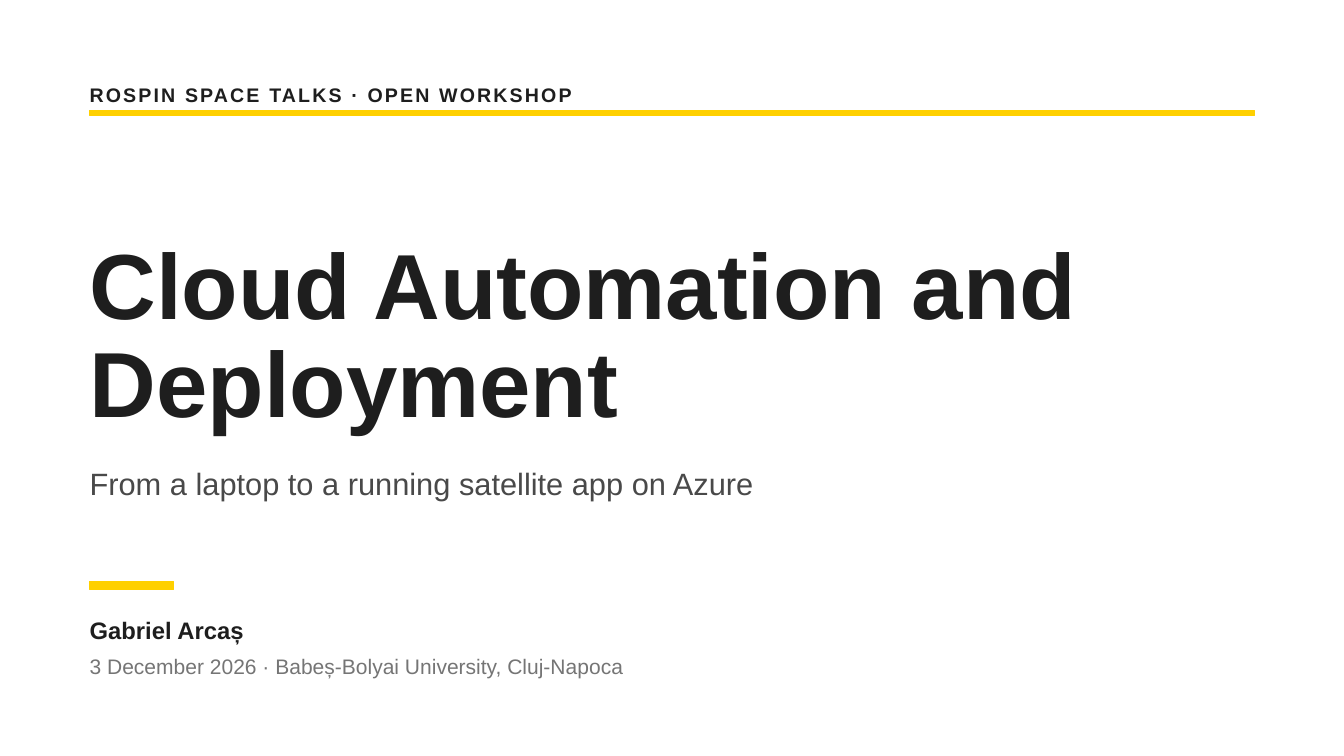
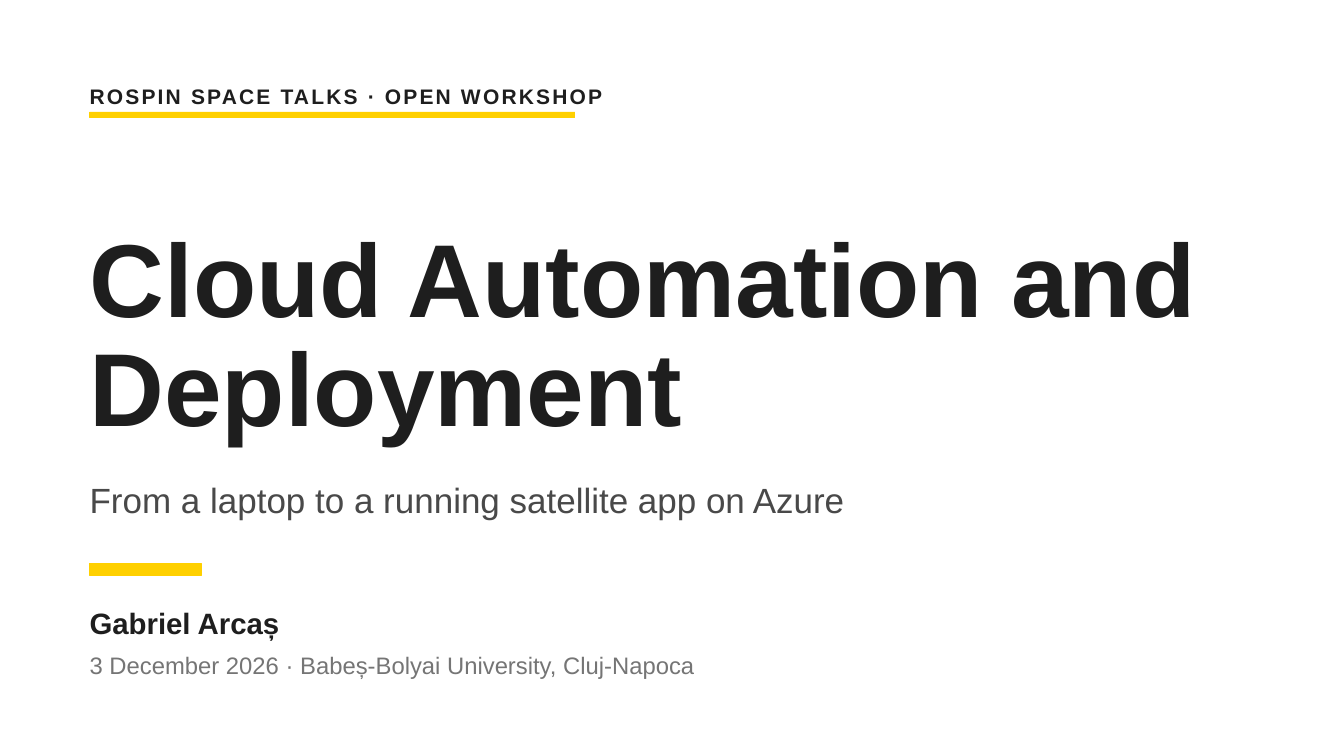
Before and after one commit to agi1clj/ROSPIN_Workshop_Infra, a slide deck: slide 1 of docs/ROSPIN-Cloud-Workshop.pptx. Drawn at 1344x756 pixels with LibreOffice and Linux fonts; fonts in the diff are those of the drawing. Boxes give left, top, right and bottom in pixels: in the first picture for what was removed or moved away, otherwise in the second. Text is boxed around its words. In the diff, an @@ line names an element or a change of style, - is before the commit and + after.

Commit message:
docs: redesigned workshop slides (21 slides, PDF and PPTX)

```diff
--- a/docs/ROSPIN-Cloud-Workshop.pptx
+++ b/docs/ROSPIN-Cloud-Workshop.pptx
@@ text "ROSPIN SPACE TALKS · OPEN ..." at box(89, 79, 625, 120): size 21 to 22.5 pt @@
@@ rectangle: place and size @@
-rectangle at box(89, 110, 1254, 116)
+rectangle at box(89, 112, 575, 118)
@@ text "Cloud Automation and Deployment": place and size @@
-text "Cloud Automation and Deployment" at box(90, 252, 1076, 434)
+text "Cloud Automation and Deployment" at box(90, 242, 1195, 446)
@@ text "Cloud Automation and Deployment" at box(90, 242, 1195, 446): size 99 to 111 pt @@
@@ text "From a laptop to a ...": place and size @@
-text "From a laptop to a ..." at box(90, 472, 753, 500)
+text "From a laptop to a ..." at box(90, 487, 844, 520)
@@ text "From a laptop to a ..." at box(90, 487, 844, 520): size 33 to 37.5 pt @@
@@ rectangle: place and size @@
-rectangle at box(89, 581, 173, 589)
+rectangle at box(89, 564, 202, 575)
@@ text "Gabriel Arcaș": place and size @@
-text "Gabriel Arcaș" at box(90, 621, 243, 645)
+text "Gabriel Arcaș" at box(90, 612, 280, 640)
@@ text "Gabriel Arcaș" at box(90, 612, 280, 640): size 25.5 to 31.5 pt @@
@@ text "3 December 2026 · Babeș-Bolyai ..." at box(90, 657, 694, 679): size 22.5 to 25.5 pt @@
```
Also in this commit, not shown: 18 other slides changed, 2 slides added, 9 slides removed, 1 other file.
